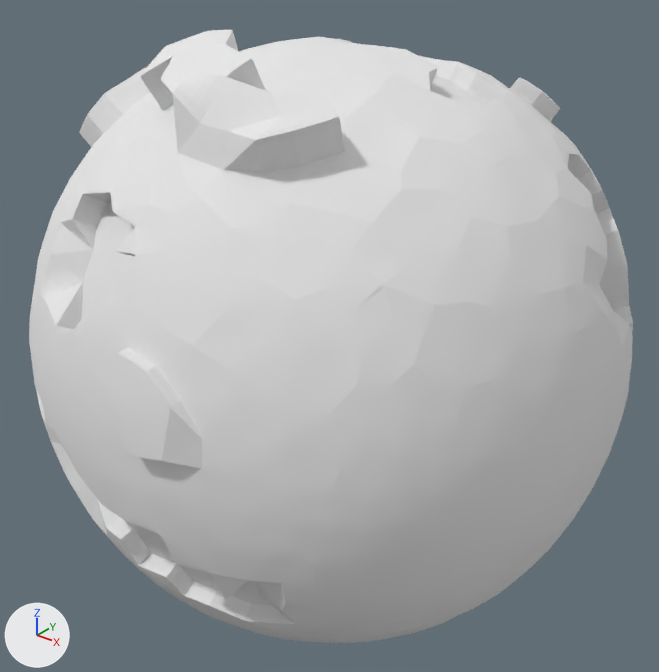
Before and after pictures for a commit that changed the Blender file unityProject/TotallyNotCyberspaceDoom/Assets/Environment/planets.blend.
Camera for both pictures: a camera (50 mm lens) standing at (1.52, -1.92, 1.19) and looking at (-0.06, 0.05, -0.03). The lights are fixed; the arrows at lower left show +X, +Y and +Z. The same objects are shown in both versions, whatever each file hides.

The older version as bpy lines, for what is in view:
```python
me_cube = bpy.data.meshes.new('Cube')
me_cube.from_pydata(...)  # 1556 vertices, 2665 faces; spans x -0.92..0.84, y -1.04..0.9, z -0.95..0.87
me_cube.polygons.foreach_set('use_smooth', [True] * 2665)
me_cube.materials.append(mat_material)  # white #e7e7e7
ob_cube = bpy.data.objects.new('Cube', me_cube)
ob_cube.location = (0.0, 0.0, 0.0)
ob_cube.rotation_euler = (1.571, 0.0, 0.0)  # degrees (90, 0, 0)
_m = ob_cube.modifiers.new('Subsurf', 'SUBSURF')
_m = ob_cube.modifiers.new('EdgeSplit', 'EDGE_SPLIT')
_m.split_angle = 0.0995
```
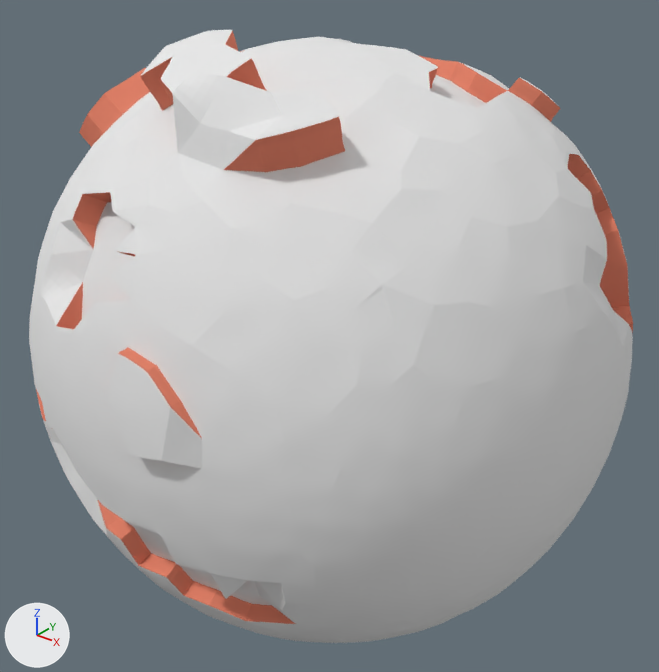
The change, as JSON lines over the scene's bpy script:
```json
{"block": "me_cube", "where": "me_cube.from_pydata(...)  # 1556 vertices, 2665 faces; spans x -0.92..0.84, y -1.04..0.9, z -0.95..0.87"}
{"block": "me_cube", "where": "# used by ob_cube; location = (0.0, 0.0, 0.0); rotation_euler = (1.571, 0.0, 0.0), in degrees (90, 0, 0)"}
{"block": "me_cube", "change": "me_cube part 1: 288 of the faces centred in x -0.86..0.76, y -0.97..0.85, z -0.89..0.85 switch from mat_material (white #e7e7e7) to mat_right (orange #e7856c)"}
```

Pixel boxes [x1, y1, x2, y2] of what changed, in the pictures (659 x 672 px):
```json
{"part": 1, "of": "me_cube", "change": "recoloured", "before": [36, 30, 633, 624], "after": [36, 30, 633, 624]}
```
